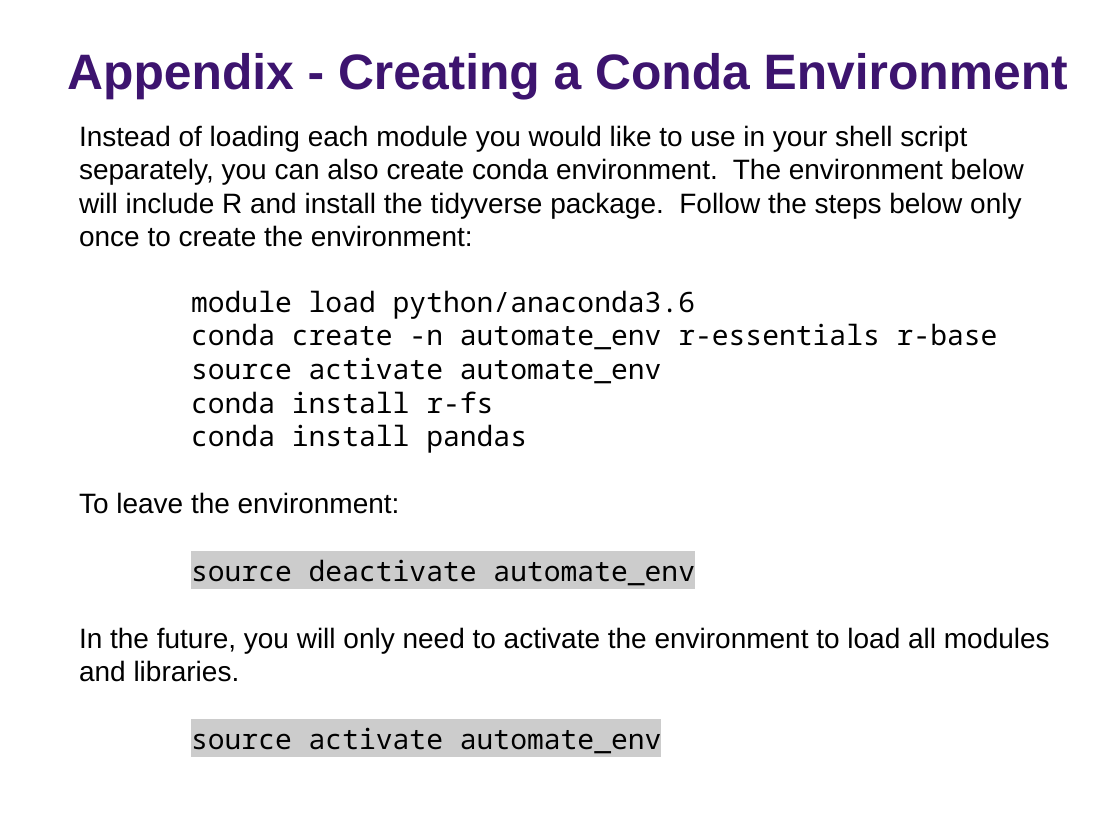
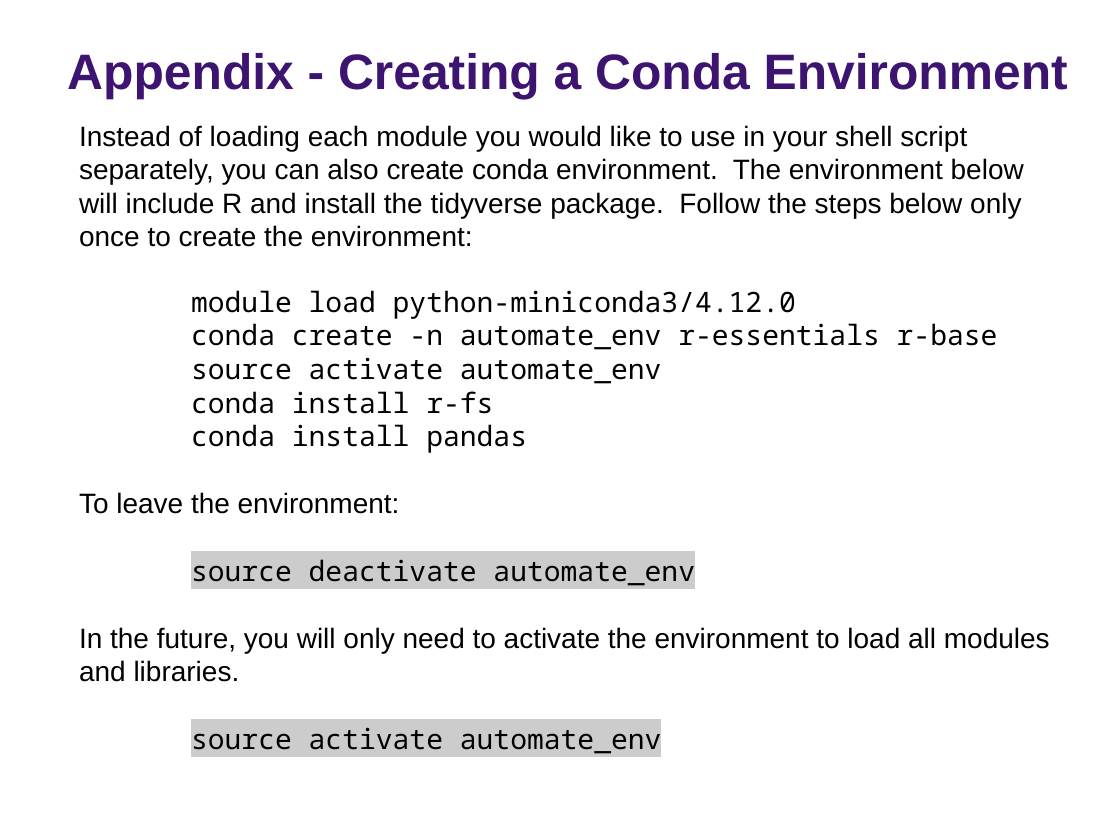
Before and after one commit to rs-kellogg/workshop_2022, a slide deck: slide 22 of Session4_Automate/Session4_Automation.pptx. Drawn at 1120x840 pixels with LibreOffice and Linux fonts; fonts in the diff are those of the drawing; background and template pictures are left out. Boxes give left, top, right and bottom in pixels: in the first picture for what was removed or moved away, otherwise in the second. Text is boxed around its words. In the diff, an @@ line names an element or a change of style, - is before the commit and + after.

```diff
--- a/Session4_Automate/Session4_Automation.pptx
+++ b/Session4_Automate/Session4_Automation.pptx
@@ text at <box>191,290,796,319</box>: text changed @@
-module load python/anaconda3.6
+module load python-miniconda3/4.12.0
```
Also in this commit, not shown: 1 other file.
